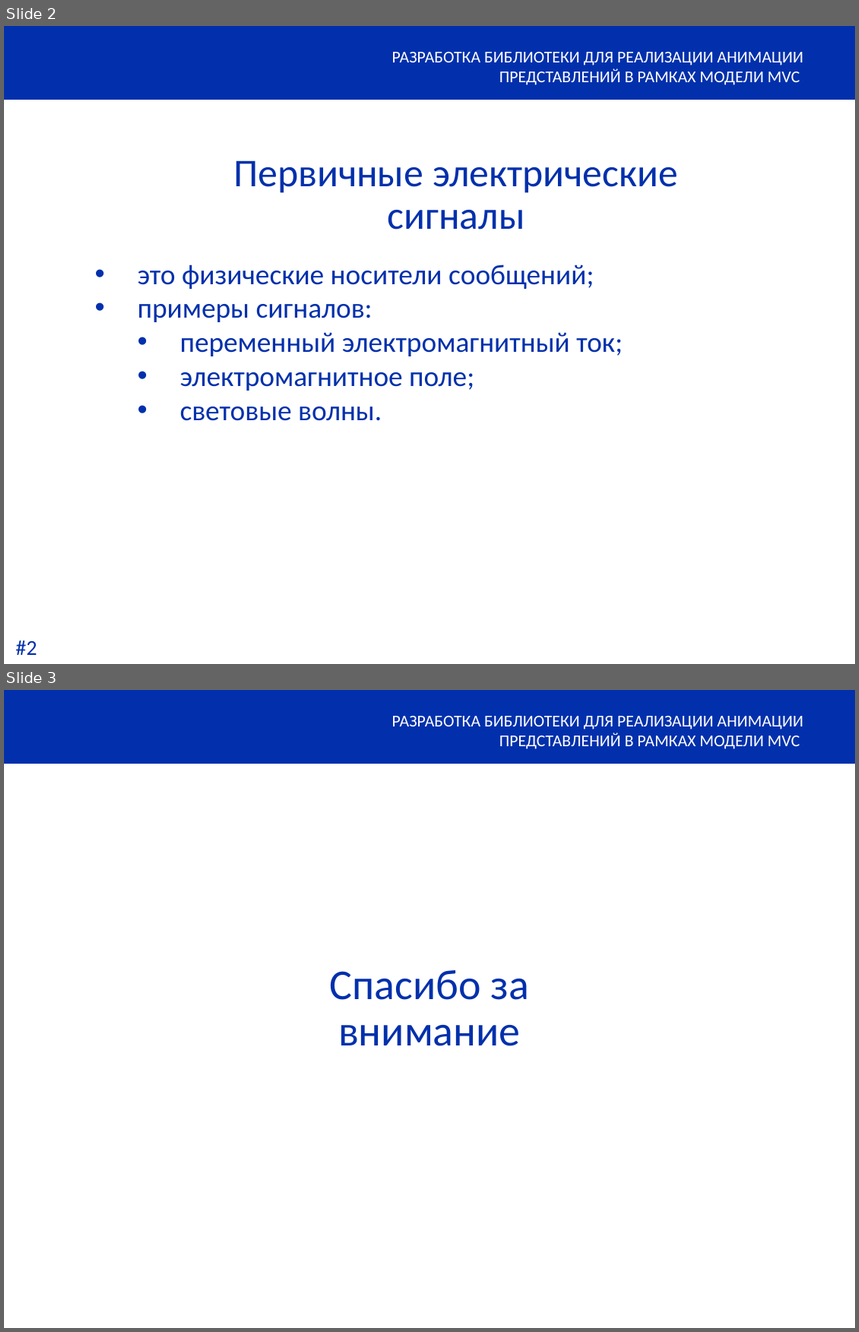
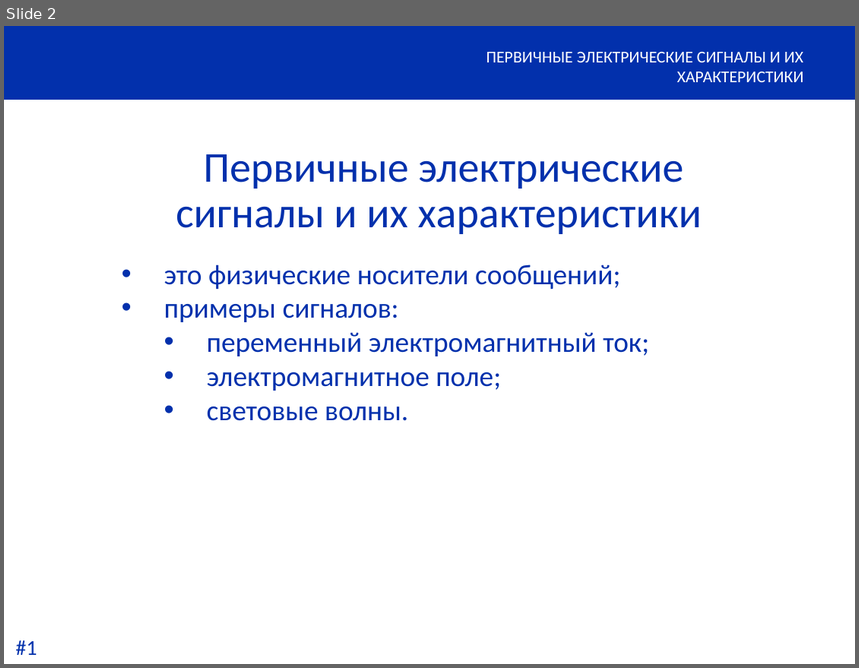
Before and after one commit to igorkislyuk/magistr-1, a slide deck: 3.wednesday/math/signals/signals-presentation.pptx. Shown one above the other, each under a label of ours: slides 2 and 3 before the commit, slide 2 after it. The pictures are 859x1332 and 859x668 pixels, drawn with LibreOffice and Linux fonts; fonts in the diff are those of the drawing; background and template pictures are left out. Boxes give left, top, right and bottom in pixels: in the first picture for what was removed or moved away, otherwise in the second. Text is boxed around its words. In the diff, an @@ line names an element or a change of style, - is before the commit and + after.

```diff
--- a/3.wednesday/math/signals/signals-presentation.pptx
+++ b/3.wednesday/math/signals/signals-presentation.pptx
@@ slide 3 removed at [4,690,855,1328], background #FFFFFF; not listed: 1 template element that a slide beside it also shows @@
@@ text removed at [392,716,804,749] @@
-РАЗРАБОТКА БИБЛИОТЕКИ ДЛЯ РЕАЛИЗАЦИИ АНИМАЦИИ ПРЕДСТАВЛЕНИЙ В РАМКАХ МОДЕЛИ MVC
@@ text removed at [330,970,529,1046] @@
-Спасибо за внимание
@@ slide 2 changed as well @@
@@ text at [487,52,804,82]: text changed @@
-РАЗРАБОТКА БИБЛИОТЕКИ ДЛЯ РЕАЛИЗАЦИИ АНИМАЦИИ ПРЕДСТАВЛЕНИЙ В РАМКАХ МОДЕЛИ MVC
+ПЕРВИЧНЫЕ ЭЛЕКТРИЧЕСКИЕ СИГНАЛЫ И ИХ ХАРАКТЕРИСТИКИ
@@ text at [176,154,702,234]: text changed; size 33.3 to 36 pt @@
-Первичные электрические сигналы
+Первичные электрические сигналы и их характеристики
@@ text "это физические носители сообщений;": place and size @@
-text "это физические носители сообщений;" at [138,265,623,421]
+text "это физические носители сообщений;" at [164,265,649,421]
@@ text at [15,641,37,655]: text changed @@
-#2
+#1
```
Also in this commit, not shown: 1 other slide changed, 5 slides added, 1 other file.
